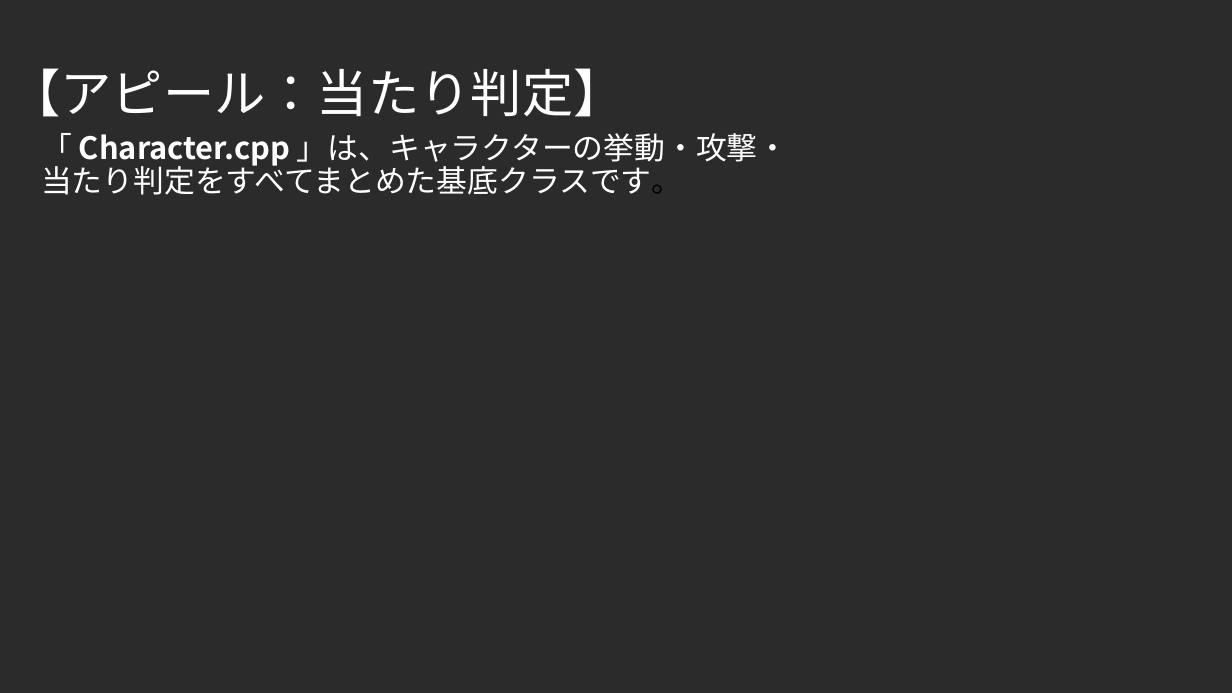
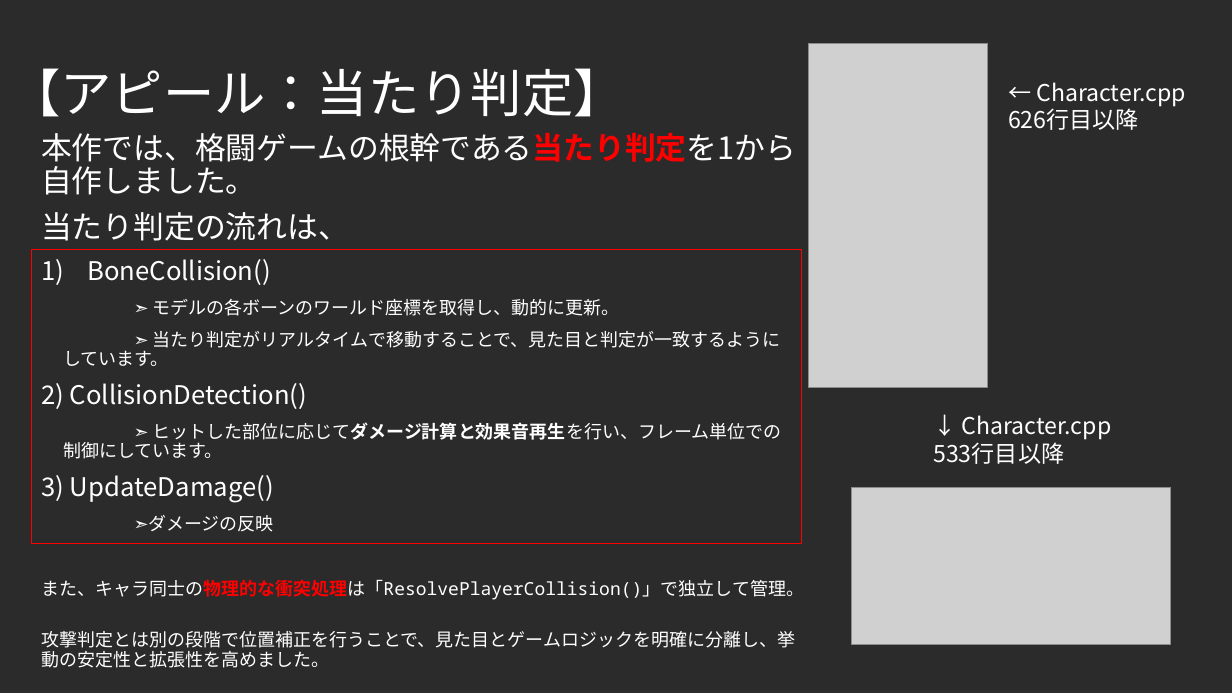
Before and after one commit to F0402Nishi/FightingGame, a slide deck: slide 6 of 仕様書.pptx. Drawn at 1232x693 pixels with LibreOffice and Linux fonts; fonts in the diff are those of the drawing; grey boxes stand for pictures; background and template pictures are left out; a plain dark background stands for a picture behind light text. Boxes give left, top, right and bottom in pixels: in the first picture for what was removed or moved away, otherwise in the second. Text is boxed around its words. In the diff, an @@ line names an element or a change of style, - is before the commit and + after.

```diff
--- a/仕様書.pptx
+++ b/仕様書.pptx
@@ picture added at box(809, 43, 988, 388) @@
@@ text added at box(1008, 82, 1186, 130), 18 pt, text #FFFFFF @@
+← Character.cpp
+626行目以降
@@ subtitle at box(41, 133, 804, 668): text changed; size 24 to 14 pt @@
-「 Character.cpp 」は、キャラクターの挙動・攻撃・当たり判定をすべてまとめた基底クラスです。
+本作では、格闘ゲームの根幹である当たり判定を1から自作しました。
+当たり判定の流れは、
+1) BoneCollision()
+➣ モデルの各ボーンのワールド座標を取得し、動的に更新。
+➣ 当たり判定がリアルタイムで移動することで、見た目と判定が一致するように しています。
+2) CollisionDetection()
+➣ ヒットした部位に応じてダメージ計算と効果音再生を行い、フレーム単位での 制御にしています。
+3) UpdateDamage()
+➣ダメージの反映
+また、キャラ同士の物理的な衝突処理は「ResolvePlayerCollision()」で独立して管理。
+攻撃判定とは別の段階で位置補正を行うことで、見た目とゲームロジックを明確に分離し、挙動の安定性と拡張性を高めました。
@@ rectangle added at box(32, 250, 802, 543), outline #FF0000 0.75 pt @@
@@ text added at box(933, 415, 1112, 464), 18 pt, text #FFFFFF @@
+↓ Character.cpp
+533行目以降
@@ picture added at box(851, 487, 1171, 644) @@
```
Also in this commit, not shown: 1 slide added.
